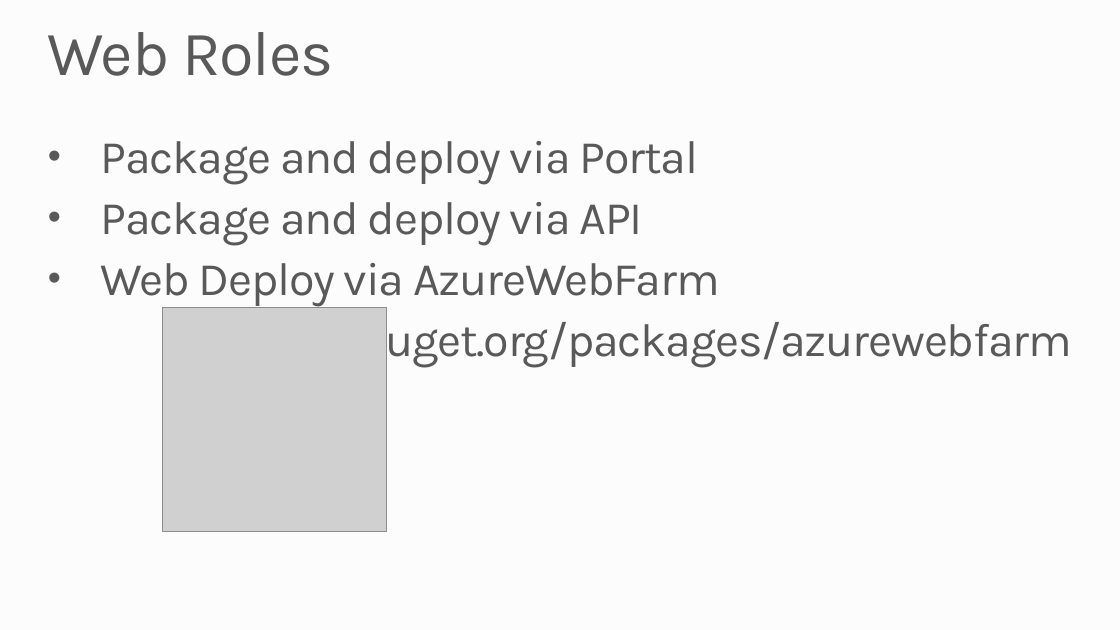
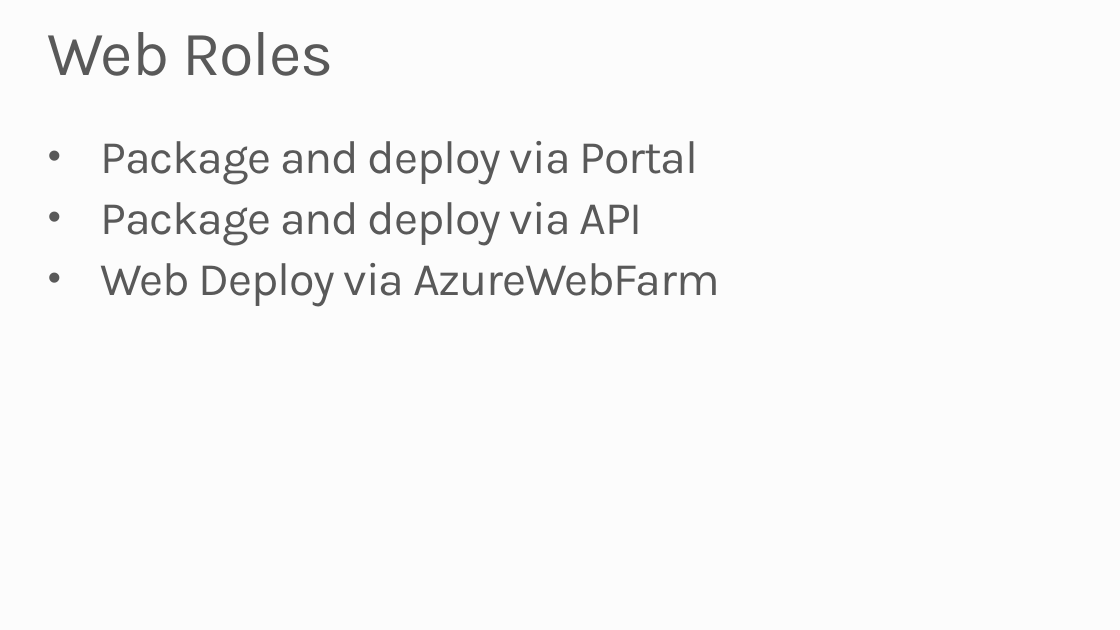
Before and after one commit to robdmoore/AzureWebAppsPresentation, a slide deck: slide 55 of Presentation.pptx (slide 54 before the commit). Drawn at 1120x630 pixels with LibreOffice and Linux fonts; fonts in the diff are those of the drawing; grey boxes stand for pictures; background and template pictures are left out. Boxes give left, top, right and bottom in pixels: in the first picture for what was removed or moved away, otherwise in the second. Text is boxed around its words. In the diff, an @@ line names an element or a change of style, - is before the commit and + after.

```diff
--- a/Presentation.pptx
+++ b/Presentation.pptx
@@ picture removed at (162,308,386,532) @@
@@ text at (358,314,1072,367): paragraph removed @@
-nuget.org/packages/azurewebfarm
```
Also in this commit, not shown: 8 other slides changed, 3 slides added, 2 slides removed.
